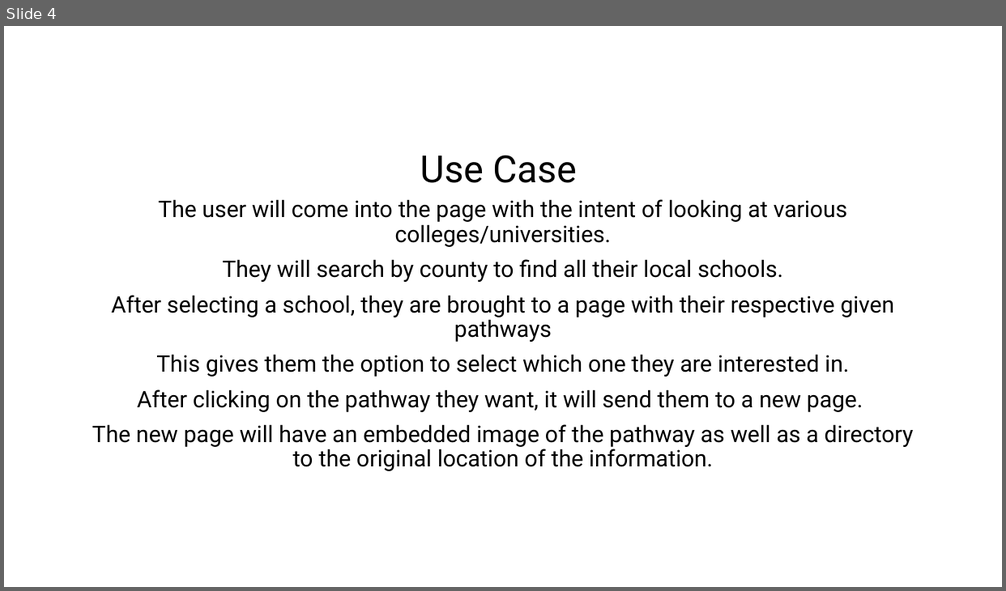
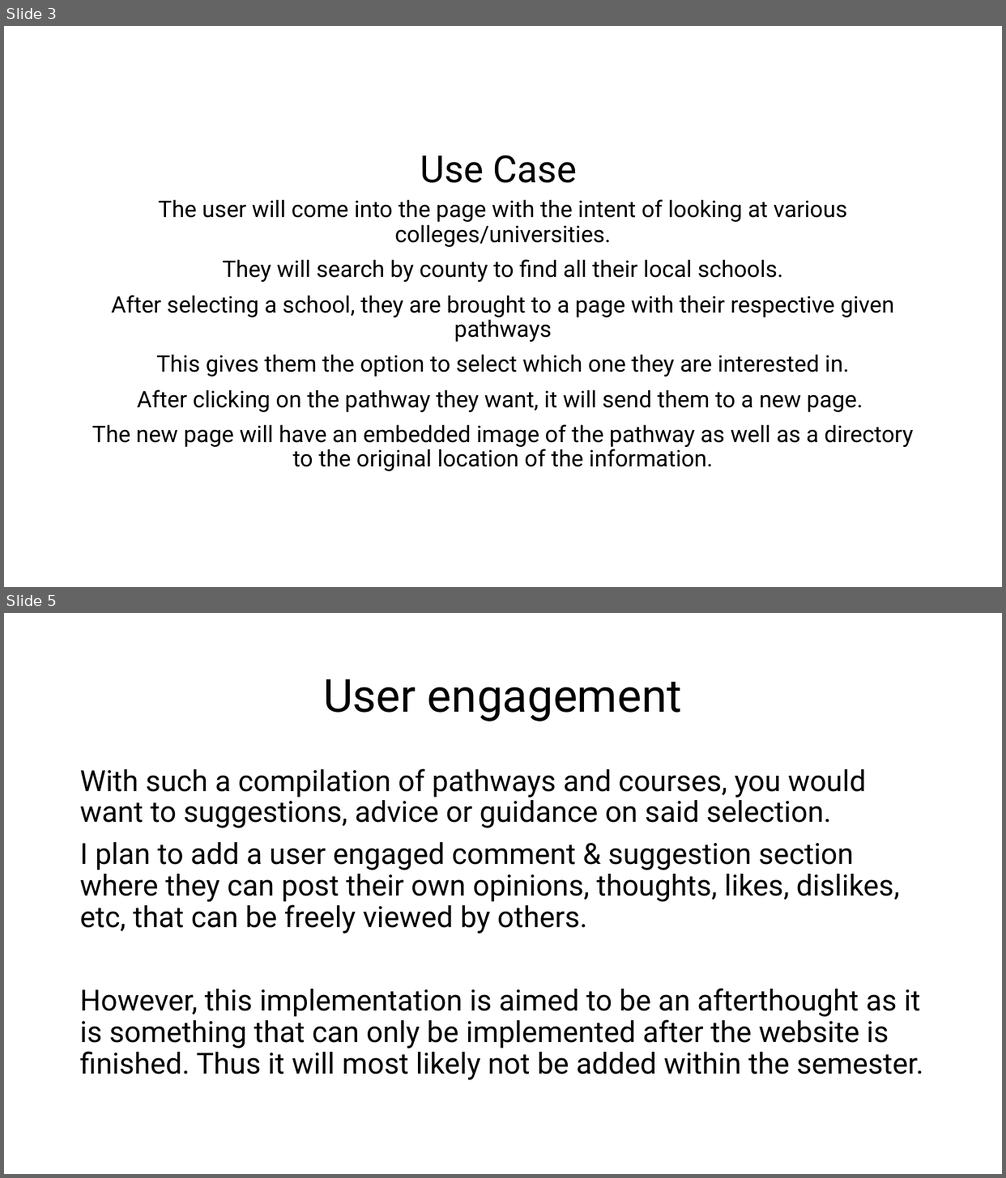
Before and after one commit to anthony2421/cisc4900-anthony2421-vc1a, a slide deck: Progress documentations/CISC 4900 - Diagram.pptx. Shown one above the other, each under a label of ours: slide 4 before the commit, slides 3 and 5 after it; the slides between them are not shown. The pictures are 1006x591 and 1006x1178 pixels, drawn with LibreOffice and Linux fonts; fonts in the diff are those of the drawing. Boxes give left, top, right and bottom in pixels: in the first picture for what was removed or moved away, otherwise in the second. Text is boxed around its words. In the diff, an @@ line names an element or a change of style, - is before the commit and + after.

```diff
--- a/Progress documentations/CISC 4900 - Diagram.pptx
+++ b/Progress documentations/CISC 4900 - Diagram.pptx
@@ slide 5 added at [4, 613, 1002, 1174], background #FFFFFF @@
@@ title added at [323, 679, 682, 722], 44 pt, text #000000 @@
+User engagement
@@ text added at [80, 769, 924, 1080], 28 pt, text #000000 @@
+With such a compilation of pathways and courses, you would want to suggestions, advice or guidance on said selection.
+I plan to add a user engaged comment & suggestion section where they can post their own opinions, thoughts, likes, dislikes, etc, that can be freely viewed by others.
+However, this implementation is aimed to be an afterthought as it is something that can only be implemented after the website is finished. Thus it will most likely not be added within the semester.
@@ what was slide 4 is now slide 3 @@
```
Also in this commit, not shown: 3 slides changed, 6 other slides added.
